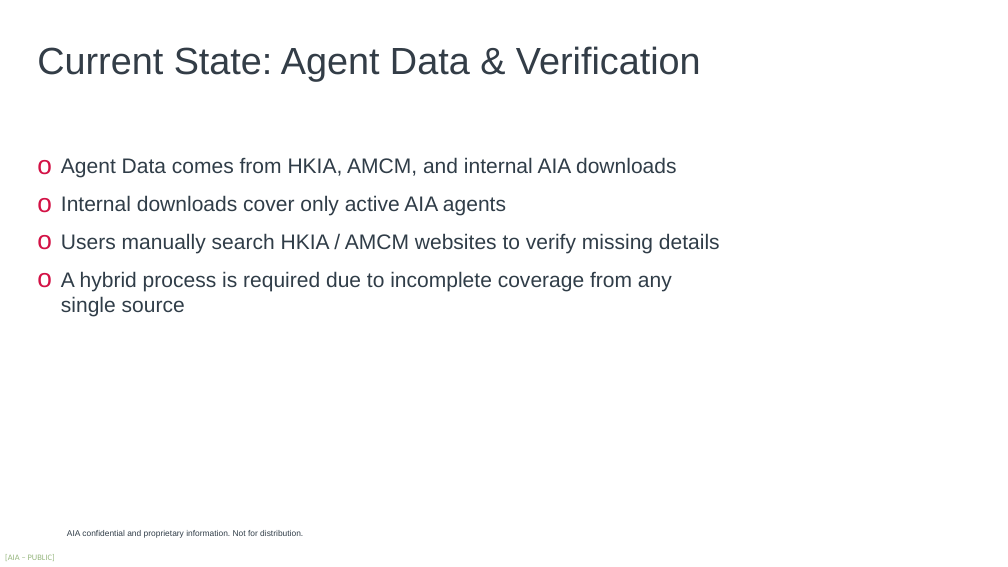
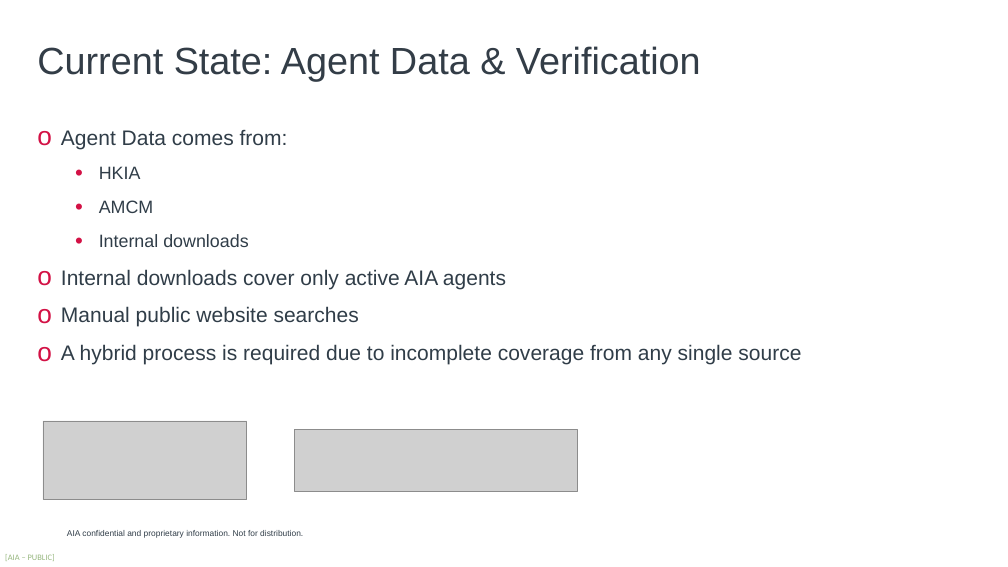
Before and after one commit to harrysokool/AIA-work, a slide deck: slide 2 of powerpoint/fetch_agent-draft.pptx. Drawn at 1008x567 pixels with LibreOffice and Linux fonts; fonts in the diff are those of the drawing; grey boxes stand for pictures; background and template pictures are left out. Boxes give left, top, right and bottom in pixels: in the first picture for what was removed or moved away, otherwise in the second. Text is boxed around its words. In the diff, an @@ line names an element or a change of style, - is before the commit and + after.

```diff
--- a/powerpoint/fetch_agent-draft.pptx
+++ b/powerpoint/fetch_agent-draft.pptx
@@ text "Agent Data comes from:": place and size @@
-text "Agent Data comes from:" at <box>61,157,720,316</box>
+text "Agent Data comes from:" at <box>61,130,801,365</box>
@@ text at <box>61,130,288,247</box>: text changed; size 20 to 17 pt @@
-o Agent Data comes from HKIA, AMCM, and internal AIA downloads
+o Agent Data comes from:
+  • HKIA
+  • AMCM
+  • Internal downloads
@@ text at <box>61,306,359,327</box>: text changed @@
-o Users manually search HKIA / AMCM websites to verify missing details
+o Manual public website searches
@@ picture added at <box>43,421,247,500</box> @@
@@ picture added at <box>294,430,577,492</box> @@
```
Also in this commit, not shown: 4 other slides changed, 1 slide added, 3 other files.
